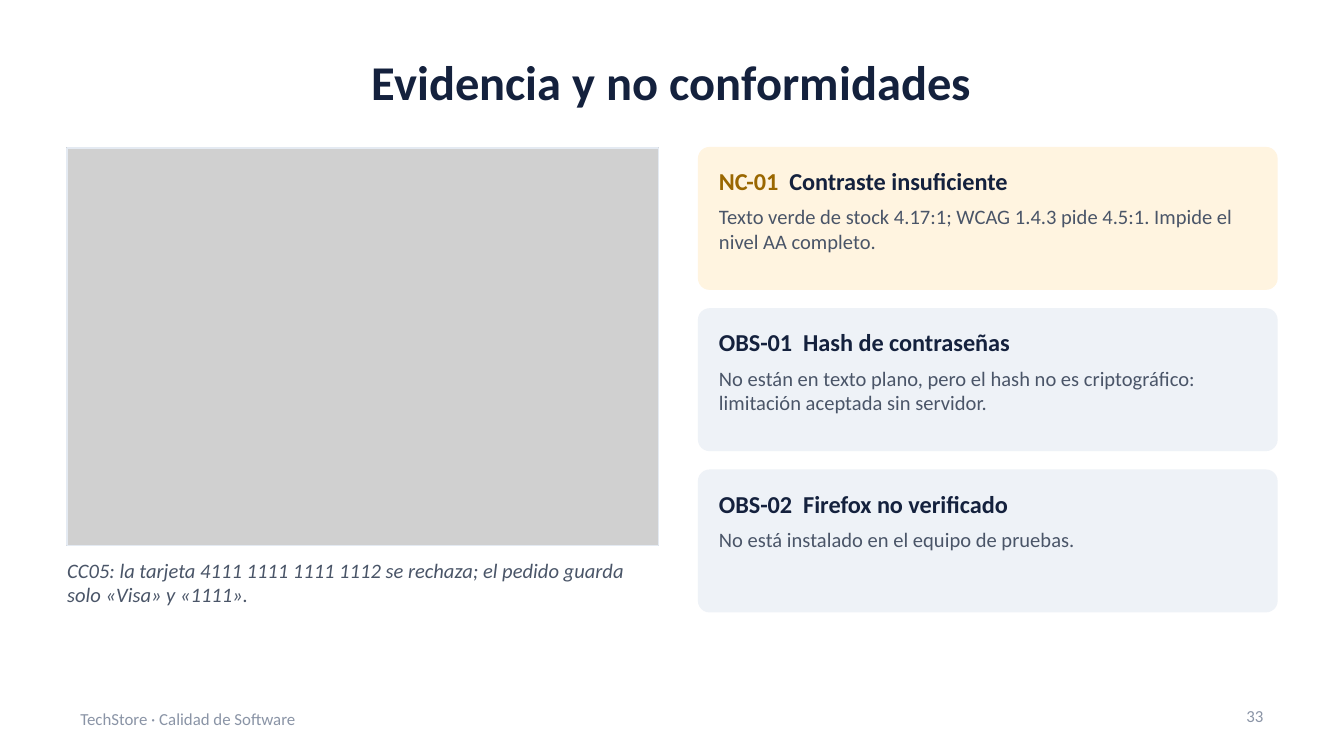
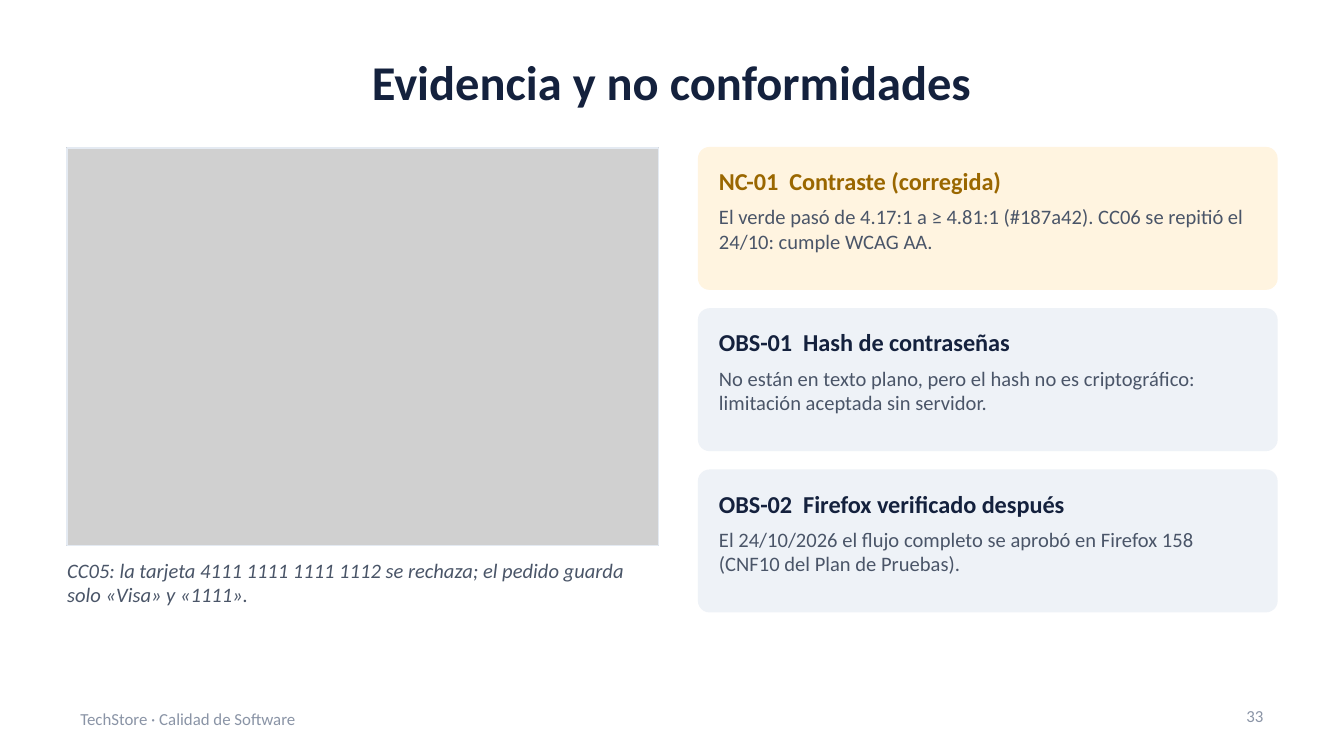
Before and after one commit to diegoaaron/calidadProyecto, a slide deck: slide 33 of docs/Presentacion_Pruebas_Calidad_Conformidad.pptx. Drawn at 1344x756 pixels with LibreOffice and Linux fonts; fonts in the diff are those of the drawing; grey boxes stand for pictures. Boxes give left, top, right and bottom in pixels: in the first picture for what was removed or moved away, otherwise in the second. Text is boxed around its words. In the diff, an @@ line names an element or a change of style, - is before the commit and + after.

Commit message:
Análisis de usabilidad, ejecución del Plan de Pruebas y actualización de los planes
- Analisis_de_Usabilidad.docx: 8 participantes (1 piloto real y 7 sintéticos),
  90 % de éxito y SUS 84,4.
- Plan de Pruebas v1.1: 96/96 casos aprobados en Chrome, Edge y Firefox,
  defectos corregidos y regresión (sección 13 y Anexo D).
- Plan de Calidad v1.1: 13 de 14 métricas cumplen; MTTR de 15 días.
- Prueba de Conformidad v1.1: NC-01 corregida y CC06 repetido.
- Presentación y CLAUDE.md actualizados.

```diff
--- a/docs/Presentacion_Pruebas_Calidad_Conformidad.pptx
+++ b/docs/Presentacion_Pruebas_Calidad_Conformidad.pptx
@@ text at [719,172,1001,194]: text changed; text colour #14213D to #9A6700 @@
-NC-01 Contraste insuficiente
+NC-01 Contraste (corregida)
@@ text at [719,209,1243,253]: text changed @@
-Texto verde de stock 4.17:1; WCAG 1.4.3 pide 4.5:1. Impide el nivel AA completo.
+El verde pasó de 4.17:1 a ≥ 4.81:1 (#187a42). CC06 se repitió el 24/10: cumple WCAG AA.
@@ text at [719,496,1065,517]: text changed @@
-OBS-02 Firefox no verificado
+OBS-02 Firefox verificado después
@@ text at [719,532,1193,574]: text changed @@
-No está instalado en el equipo de pruebas.
+El 24/10/2026 el flujo completo se aprobó en Firefox 158 (CNF10 del Plan de Pruebas).
```
Also in this commit, not shown: 5 other slides changed, 5 other files.
